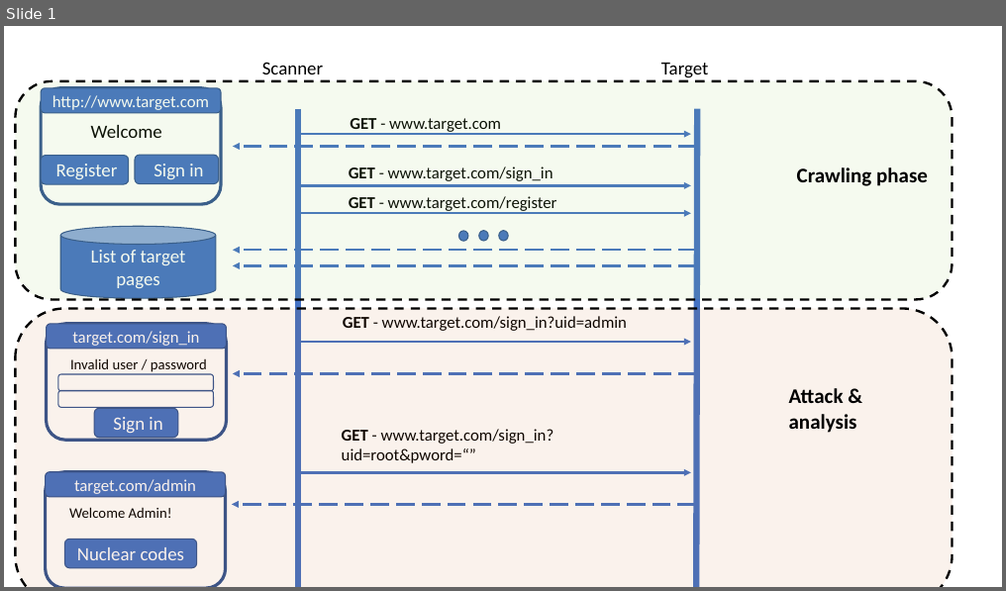
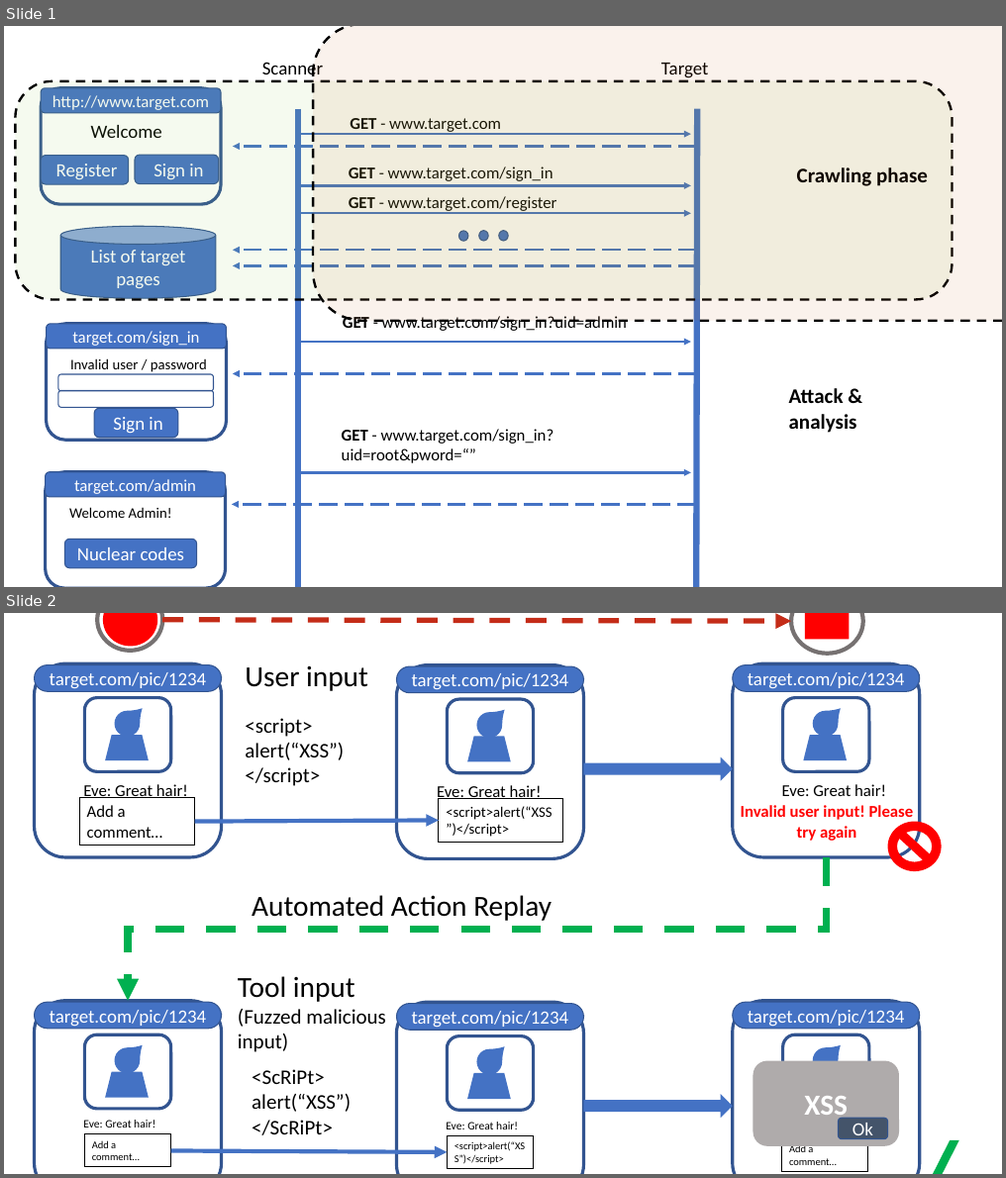
Before and after one commit to AbraaoMota/Gentoo, a slide deck: interim_report/images/scanner_structure.pptx. Shown one above the other, each under a label of ours: slide 1 before the commit, slides 1 and 2 after it. The pictures are 1006x591 and 1006x1178 pixels, drawn with LibreOffice and Linux fonts; fonts in the diff are those of the drawing. Boxes give left, top, right and bottom in pixels: in the first picture for what was removed or moved away, otherwise in the second. Text is boxed around its words. In the diff, an @@ line names an element or a change of style, - is before the commit and + after.

```diff
--- a/interim_report/images/scanner_structure.pptx
+++ b/interim_report/images/scanner_structure.pptx
@@ slide 2 added at (4,613,1002,1174), background #FFFFFF @@
@@ ellipse added at (98,613,162,651), outline #767171 4 pt @@
@@ ellipse added at (103,613,157,646), fill #FF0000 @@
@@ arrow added from (162, 620) to (792, 621), #C42C18 5 pt dashed @@
@@ text added at (241,613,959,615), 28 pt, text #000000 @@
+Record user to application interactions
@@ ellipse added at (792,613,863,654), outline #767171 4 pt @@
@@ rectangle added at (805,613,849,639), fill #FF0000 @@
@@ group added at (34,663,920,860): 9 rounded rectangles, 6 texts, 3 trapezoids, 3 teardrops, 2 rectangles, 1 arrow, 1 right arrow @@
+Eve: Great hair!
+Add a comment…
+target.com/pic/1234
+Eve: Great hair!
+<script>alert(“XSS”)</script>
+target.com/pic/1234
+User input
+<script>
+alert(“XSS”)
+</script>
+Eve: Great hair!
+target.com/pic/1234
+Invalid user input! Please try again
@@ no-entry sign added at (888,822,942,872), fill #FF0000 @@
@@ group added at (34,858,920,1174): 10 rounded rectangles, 4 texts, 3 teardrops, 3 rectangles, 2 trapezoids, 1 arrow, 1 right arrow, 1 elbow arrow @@
+Eve: Great hair!
+Add a comment…
+target.com/pic/1234
+Eve: Great hair!
+<script>alert(“XSS”)</script>
+target.com/pic/1234
+Tool input
+(Fuzzed malicious input)
+<ScRiPt>
+alert(“XSS”)
+</ScRiPt>
+target.com/pic/1234
+Add a comment…
+XSS
@@ text added at (252,895,551,921), 28 pt, text #000000 @@
+Automated Action Replay
@@ rounded rectangle added at (838,1118,887,1140), fill #44546A, outline #325491 1 pt, 18 pt, text #FFFFFF @@
+Ok
@@ diag stripe added at (921,1141,959,1174), fill #00B050 @@
@@ slide 1 changed as well @@
@@ rounded rectangle: place and size @@
-rounded rectangle at (15,309,952,587)
+rounded rectangle at (313,26,1002,321)
```
Also in this commit, not shown: 8 other files.
